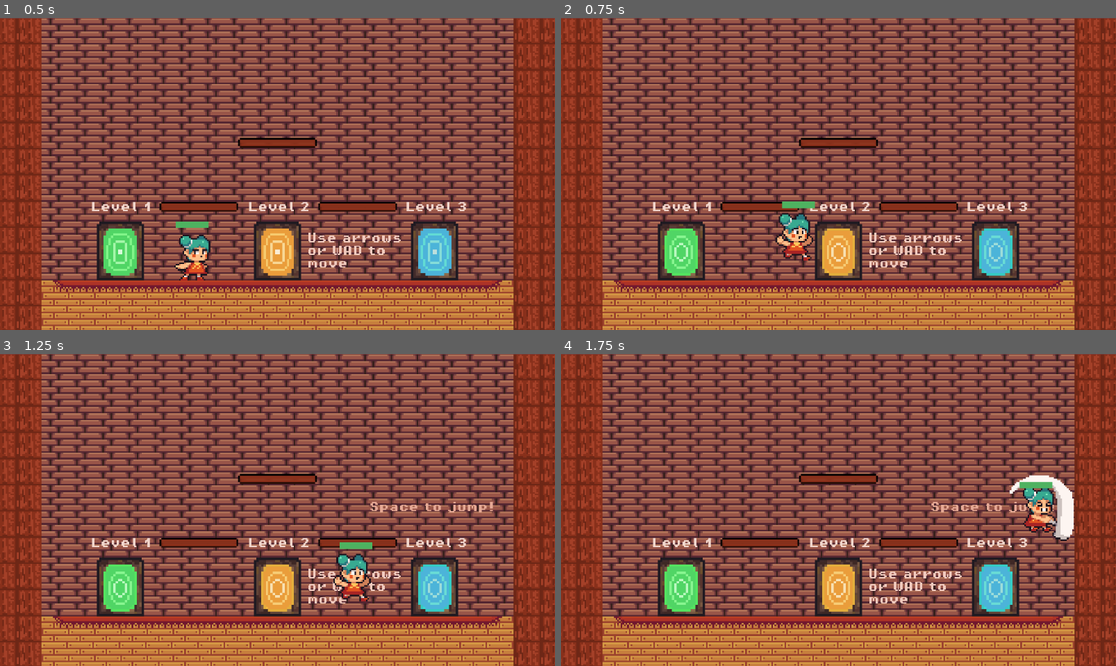
Above: before the commit, frames 1-4 (two rows, left to right).
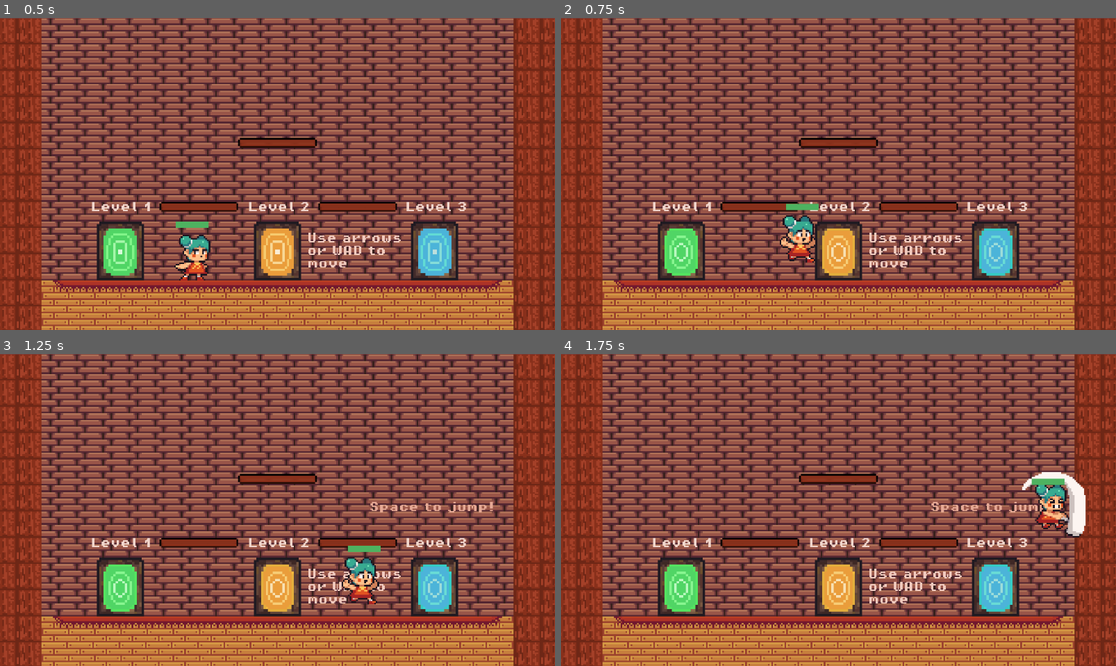
Above: after the commit, the same moments.

Repository: CakeRun/Vaerkstedsuge.github-brug-denne
Game: Godot game, scene res://main_scenes/tutroial_scene/MainTutorialScene.tscn
Same seed, same stepped clock (60 frames per second), same inputs: the game is played once before the commit and once after it.
Inputs:
- Up to frame 1 (0.5 s): no input
- Up to frame 2 (0.75 s): hold D (move_right) from 0.53 s (still down); tap Space (jump) at 0.6 s
- Up to frame 3 (1.25 s): keep holding D (move_right); tap Space (jump) at 0.77, 1.07 s
- Up to frame 4 (1.75 s): keep holding D (move_right); tap X (attack) at 1.35 s; tap Space (jump) at 1.52, 1.55 s

Frame 1 is identical in both runs. In frame 2, 0.8% of the frame differs, in the area x 38-47%, y 58-79%; in frame 3, 1.0%; in frame 4, 2.0%, in the area x 80-95%, y 37-60%.
Error before the commit: Attempt to call function 'play' in base 'null instance' on a null instance. (res://Player/player_script.gd:34)

Commit message:
audio work pls??

Diff:
--- a/GoDot/Player/Player.tscn
+++ b/GoDot/Player/Player.tscn
@@ -6,6 +6,7 @@
 [ext_resource type="Texture2D" uid="uid://copwr4bxl7fhd" path="res://Graphics/Player/Falling (32 x 32).png" id="4_fmkyv"]
 [ext_resource type="Texture2D" uid="uid://dafeysir5ql8x" path="res://Graphics/Player/Running.png" id="5_es2li"]
 [ext_resource type="AudioStream" uid="uid://dwfajt8k84vx2" path="res://audio/bonk-sound-effect-36055.wav" id="6_567bl"]
+[ext_resource type="AudioStream" uid="uid://duwcl3eqrjag" path="res://audio/jump.wav" id="7_u6trl"]
 
 [sub_resource type="AtlasTexture" id="AtlasTexture_tmjrd"]
 atlas = ExtResource("2_5gmgr")
@@ -245,5 +246,8 @@
 value = 5.0
 show_percentage = false
 
-[node name="AudioStreamPlayer2D" type="AudioStreamPlayer2D" parent="."]
+[node name="hit" type="AudioStreamPlayer2D" parent="."]
 stream = ExtResource("6_567bl")
+
+[node name="jump" type="AudioStreamPlayer2D" parent="."]
+stream = ExtResource("7_u6trl")
Not shown: 1 places in GoDot/Player/Player.tscn that only renumber resources
